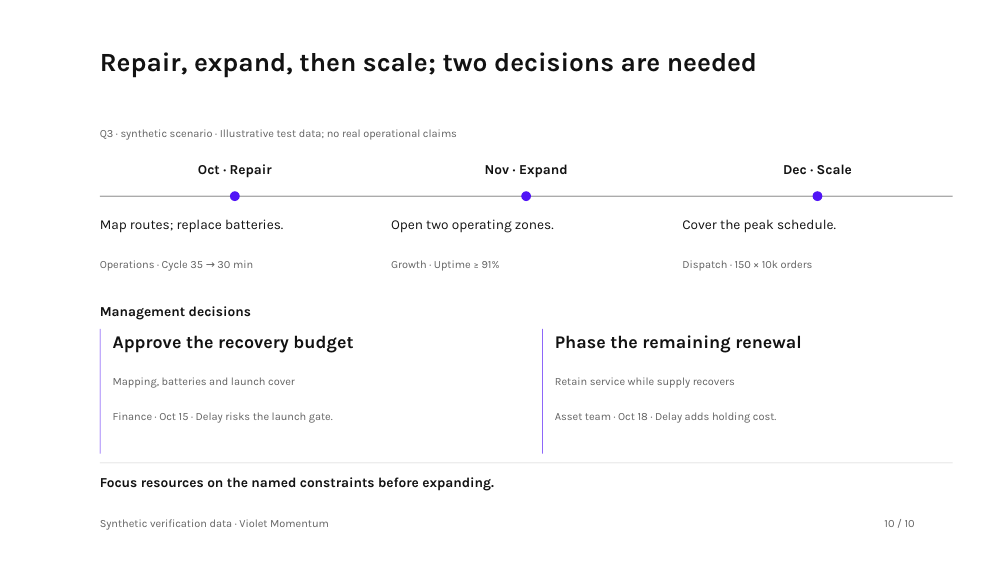
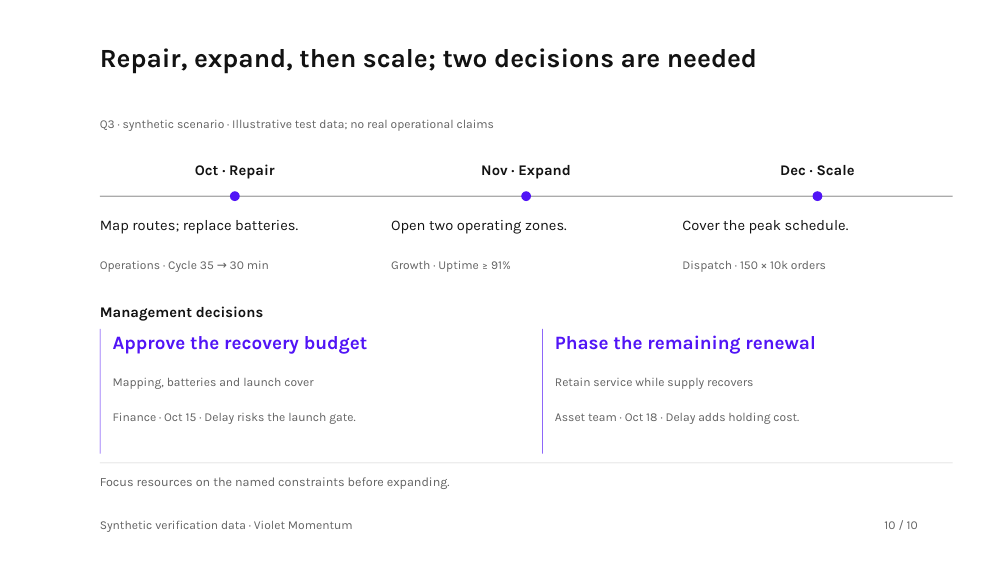
Before and after one commit to hustcer/pptx-nova, a slide deck: slide 10 of pptx-nova/assets/examples/deckkits/violet-momentum/deck.pptx. Drawn at 1008x567 pixels with LibreOffice and Linux fonts; fonts in the diff are those of the drawing. Boxes give left, top, right and bottom in pixels: in the first picture for what was removed or moved away, otherwise in the second. Text is boxed around its words. In the diff, an @@ line names an element or a change of style, - is before the commit and + after.

Commit message:
fix(pptx-nova): refine Violet Momentum visual hierarchy
- Raise supporting evidence to 11.5pt, body text to 14pt, and key values
  to 28pt; separate cover quantities from unit-bearing labels.
- Share native table padding and emphasis with fitted cell plans, expand
  summary space, and complete the three-metric cover composition.
- Label completion independently from project health, explain position
  scales, clarify diagnosis values, and unify violet decision emphasis.
- Publish the 0.2.0 candidate contract, regenerate slot budgets and curated
  PPTX previews, and add reviewed vision baselines and regressions.
- Keep local critique archives ignored and link acceptance records to the
  maintained golden review.

Validation:
- Full suite: 672 passed, 39 conditional skips, no failures.
- Reviewed 48 golden, alternative, stress, and mixed-language slides;
  canonical and vision checks passed with no high/medium/low findings.
- Verified ZIP/XML relationships, chart caches and embedded workbooks;
  PowerPoint clean-open and complete native export passed.
- Smoke, slot consistency, content-leak audit, live benchmark/readiness,
  strict public audit, design projections, and showcase reproducibility passed.

```diff
--- a/pptx-nova/assets/examples/deckkits/violet-momentum/deck.pptx
+++ b/pptx-nova/assets/examples/deckkits/violet-momentum/deck.pptx
@@ text "Repair, expand, then scale; two ...": place and size @@
-text "Repair, expand, then scale; two ..." at [100,52,757,78]
+text "Repair, expand, then scale; two ..." at [100,48,757,73]
@@ size 10.5 to 11.5 pt in 10 elements at [100,261,269,272], [391,261,511,272], [682,261,826,272], [113,378,313,389], [113,413,355,424], [555,378,753,389], [555,413,799,424], [100,521,353,532], [884,521,918,529], [100,120,495,131] @@
@@ text "Q3 · synthetic scenario · ...": place and size @@
-text "Q3 · synthetic scenario · ..." at [100,129,457,140]
+text "Q3 · synthetic scenario · ..." at [100,120,495,131]
@@ size 13 to 14 pt in 7 elements at [195,164,274,179], [100,220,298,234], [481,165,571,179], [391,220,567,234], [780,165,855,175], [682,220,849,234], [100,306,263,321] @@
@@ text "Approve the recovery budget" at [113,336,368,354]: size 17 to 18 pt, text colour #121212 to #5114F6 @@
@@ text "Phase the remaining renewal" at [555,335,815,354]: size 17 to 18 pt, text colour #121212 to #5114F6 @@
@@ text "Focus resources on the named ..." at [100,477,450,489]: size 13 to 12 pt, text colour #121212 to #626262, bold off @@
```
Also in this commit, not shown: 9 other slides changed, 26 other files.
